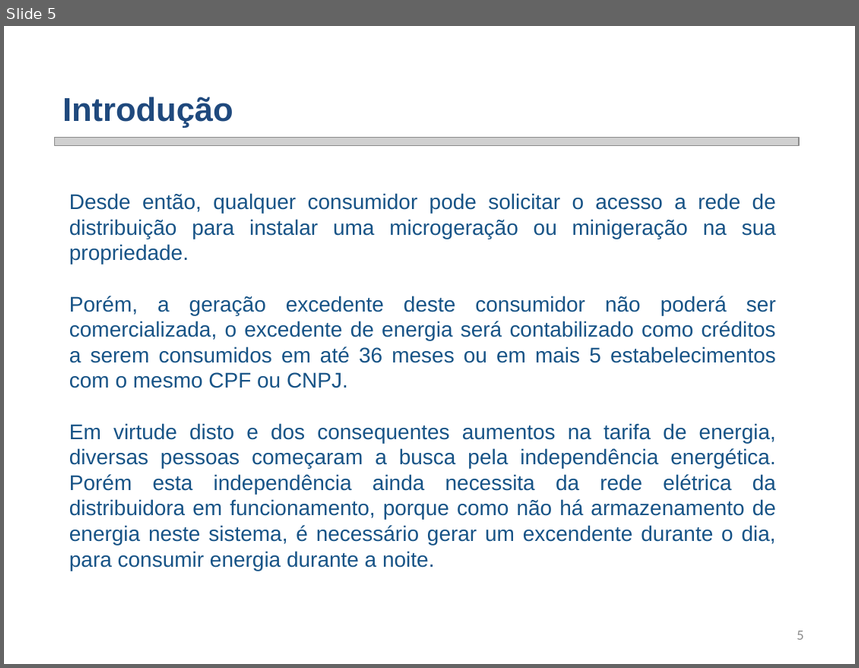
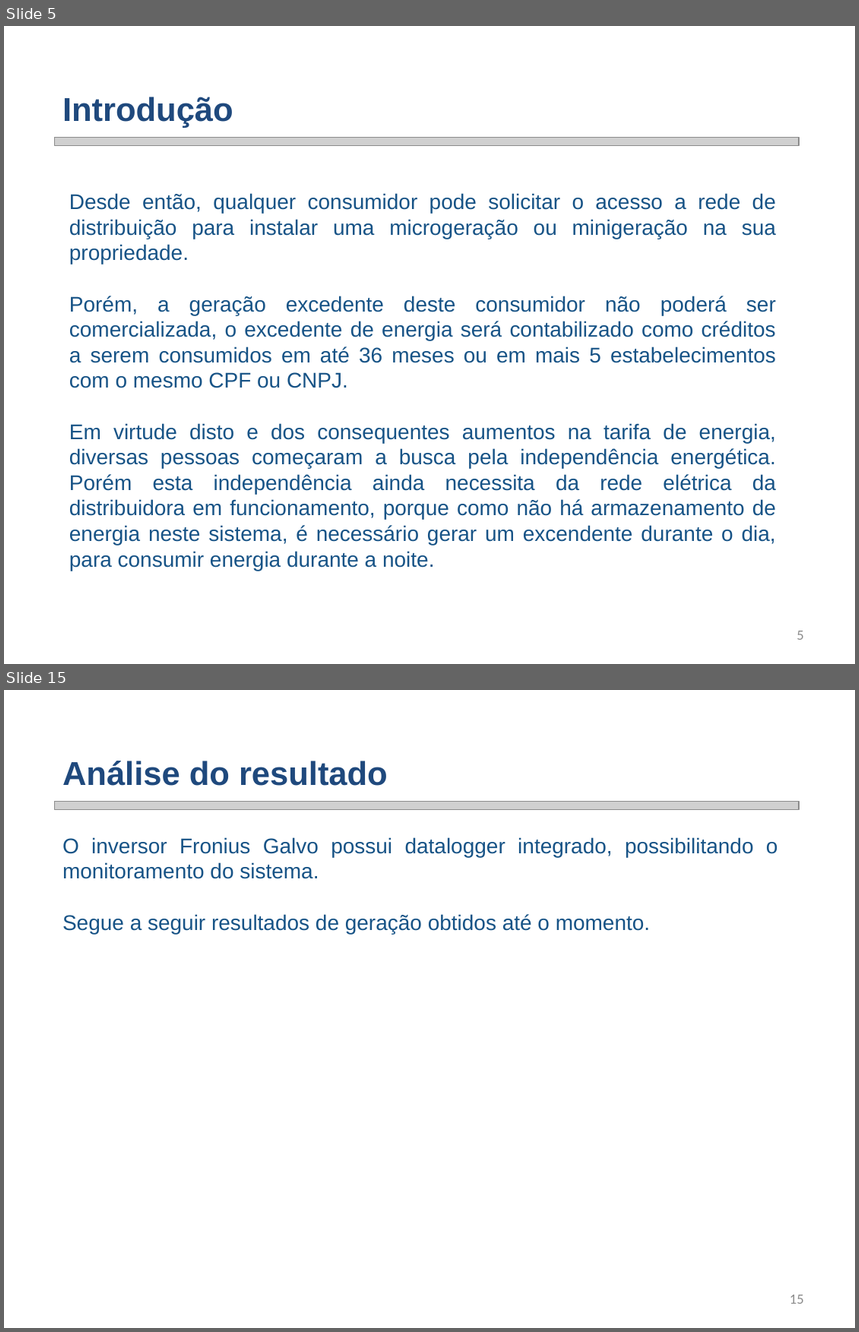
Before and after one commit to smarley2/SGR, a slide deck: Renes/Trabalho 2/SGR Trabalho 2 - Sistema Fotovoltaico.pptx. Shown one above the other, each under a label of ours: slide 5 before the commit, slides 5 and 15 after it; the slides between them are not shown. The pictures are 859x668 and 859x1332 pixels, drawn with LibreOffice and Linux fonts; fonts in the diff are those of the drawing; grey boxes stand for pictures; background and template pictures are left out. Boxes give left, top, right and bottom in pixels: in the first picture for what was removed or moved away, otherwise in the second. Text is boxed around its words. In the diff, an @@ line names an element or a change of style, - is before the commit and + after.

```diff
--- a/Renes/Trabalho 2/SGR Trabalho 2 - Sistema Fotovoltaico.pptx
+++ b/Renes/Trabalho 2/SGR Trabalho 2 - Sistema Fotovoltaico.pptx
@@ slide 15 added at (4, 690, 855, 1328), background picture (left out) @@
@@ text added at (63, 761, 388, 786), 28 pt, text #1F497D, bold @@
+Análise do resultado
@@ picture added at (54, 802, 799, 810) @@
@@ text added at (63, 837, 778, 934), 18 pt, text #175386 @@
+  O inversor Fronius Galvo possui datalogger integrado, possibilitando o monitoramento do sistema.
+  Segue a seguir resultados de geração obtidos até o momento.
@@ page number added at (790, 1295, 804, 1304), 12 pt, text #8C8C8C @@
+15
```
Also in this commit, not shown: 2 slides changed, 17 other slides added, 25 slides removed, 23 other files.
